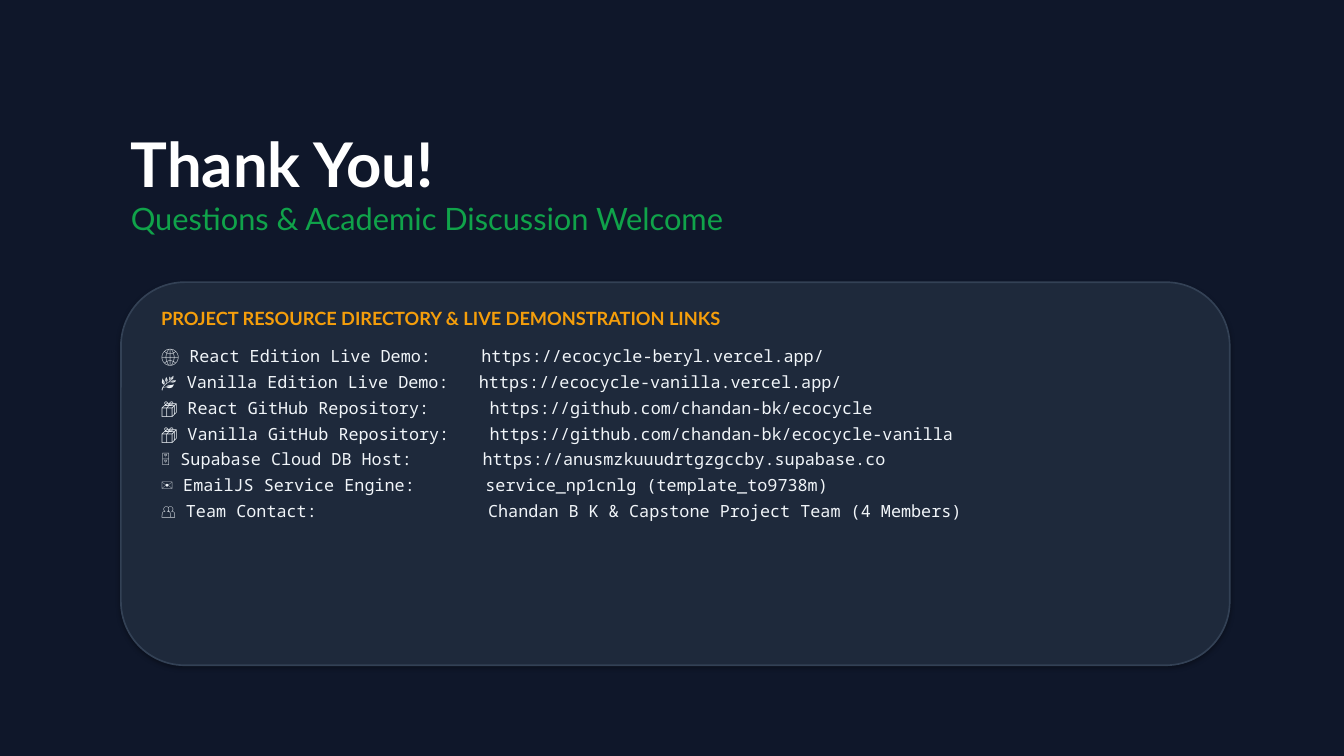
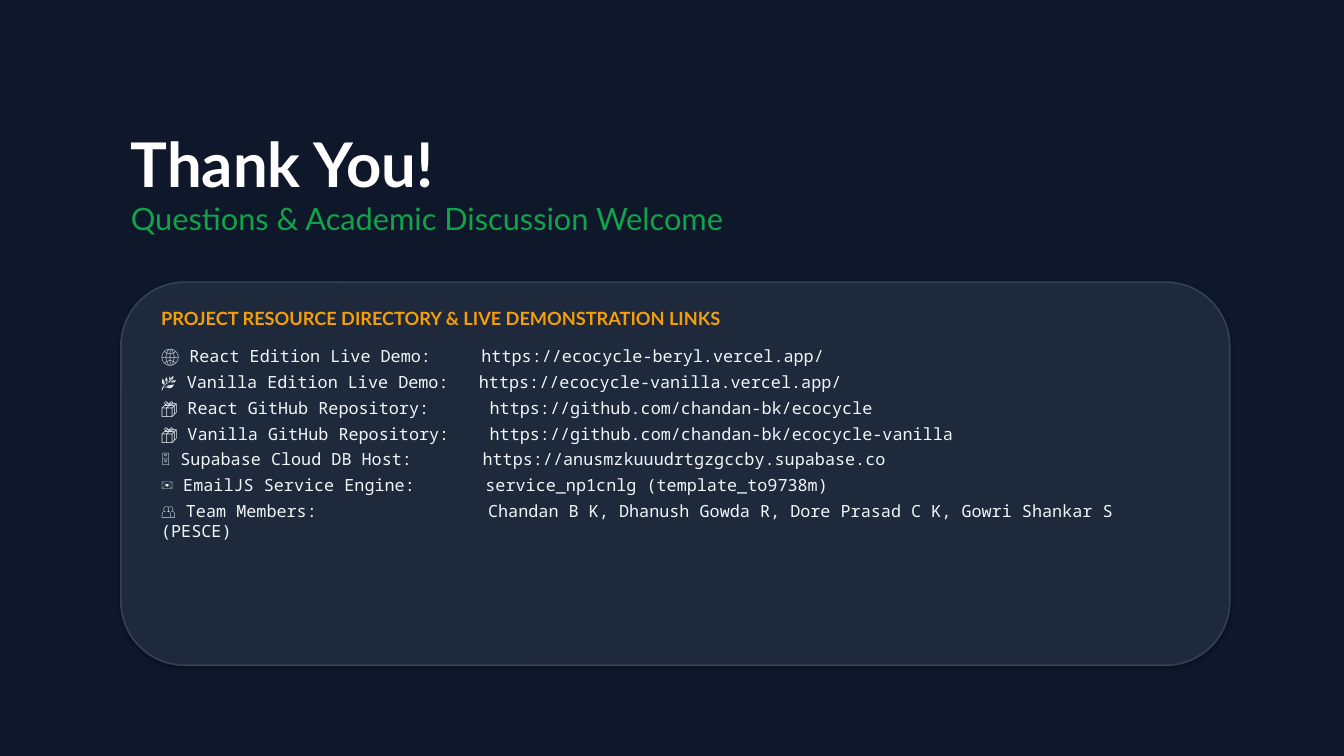
Before and after one commit to chandan-bk/ecocycle-vanilla, a slide deck: slide 15 of EcoCycle_Project_Presentation.pptx. Drawn at 1344x756 pixels with LibreOffice and Linux fonts; fonts in the diff are those of the drawing. Boxes give left, top, right and bottom in pixels: in the first picture for what was removed or moved away, otherwise in the second. Text is boxed around its words. In the diff, an @@ line names an element or a change of style, - is before the commit and + after.

```diff
--- a/EcoCycle_Project_Presentation.pptx
+++ b/EcoCycle_Project_Presentation.pptx
@@ text at <box>186,504,1113,520</box>: text changed @@
-👥 Team Contact: Chandan B K & Capstone Project Team (4 Members)
+👥 Team Members: Chandan B K, Dhanush Gowda R, Dore Prasad C K, Gowri Shankar S (PESCE)
```
Also in this commit, not shown: 2 other slides changed, 2 other files.
